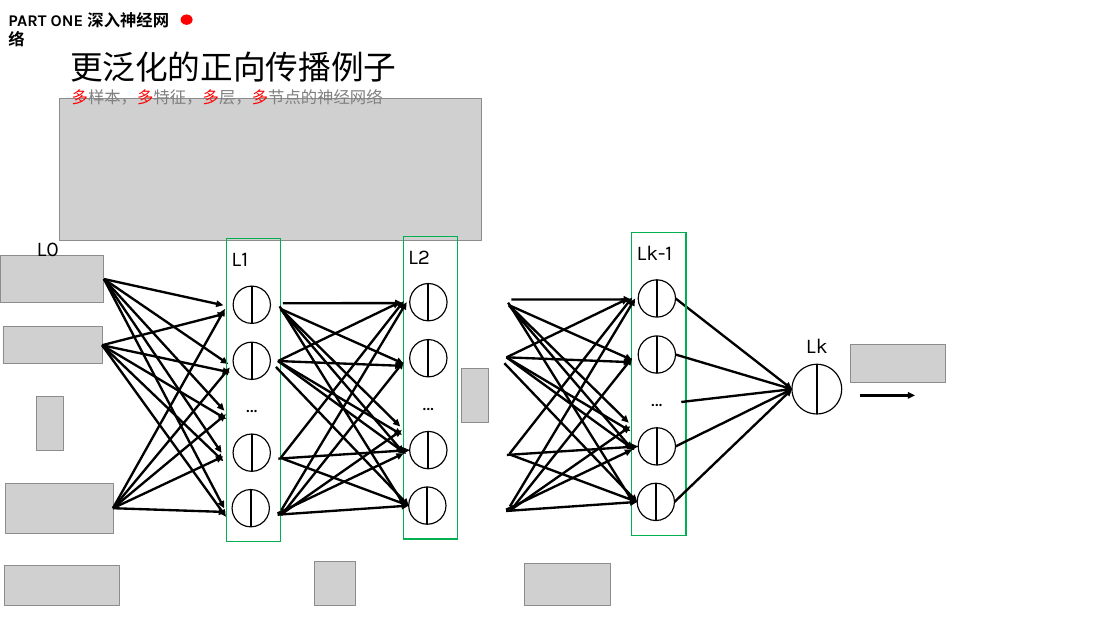
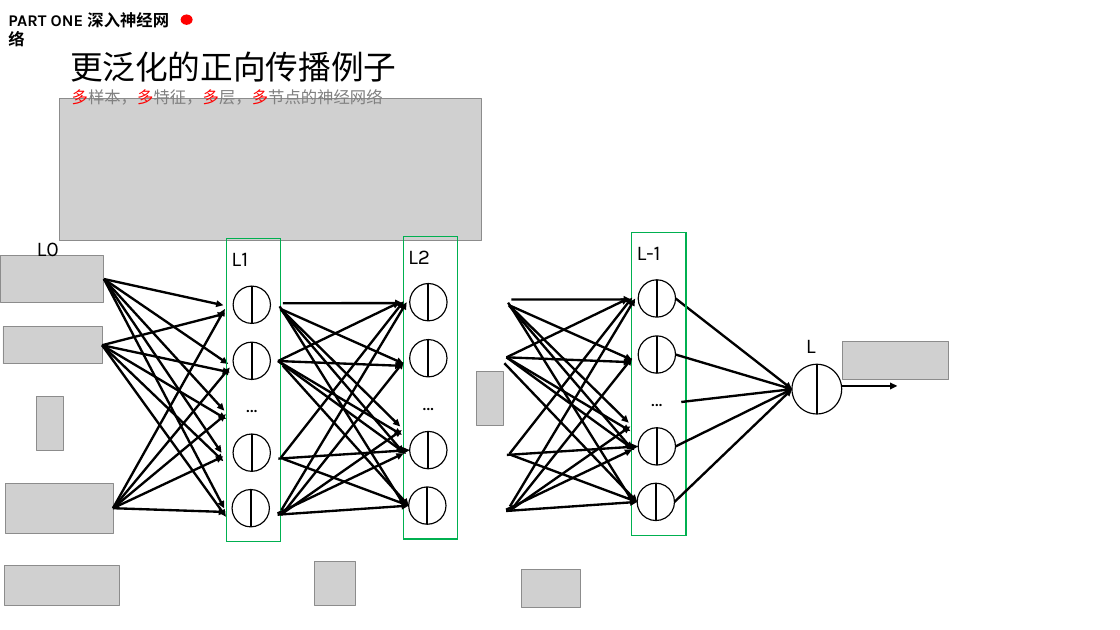
Before and after one commit to kaixinbaba/rlshare, a slide deck: slide 17 of 机器学习分享-神经网络.pptx. Drawn at 1120x630 pixels with LibreOffice and Linux fonts; fonts in the diff are those of the drawing; grey boxes stand for pictures; background and template pictures are left out. Boxes give left, top, right and bottom in pixels: in the first picture for what was removed or moved away, otherwise in the second. Text is boxed around its words. In the diff, an @@ line names an element or a change of style, - is before the commit and + after.

Commit message:
FP done

```diff
--- a/机器学习分享-神经网络.pptx
+++ b/机器学习分享-神经网络.pptx
@@ text at (637,246,661,260): text changed @@
-Lk-1
+L-1
@@ text at (806,339,816,353): text changed @@
-Lk
+L
@@ picture: place and size @@
-picture at (850,344,946,383)
+picture at (843,342,949,381)
@@ arrow moved from (276, 367) - (409, 506) to (283, 366) - (409, 506) @@
@@ picture: place and size @@
-picture at (462,369,489,423)
+picture at (476,372,503,426)
@@ arrow moved from (860, 396) - (915, 396) to (843, 386) - (897, 386) @@
@@ picture: place and size @@
-picture at (524,564,611,606)
+picture at (522,570,581,607)
```
Also in this commit, not shown: 1 other slide changed, 3 slides added.
